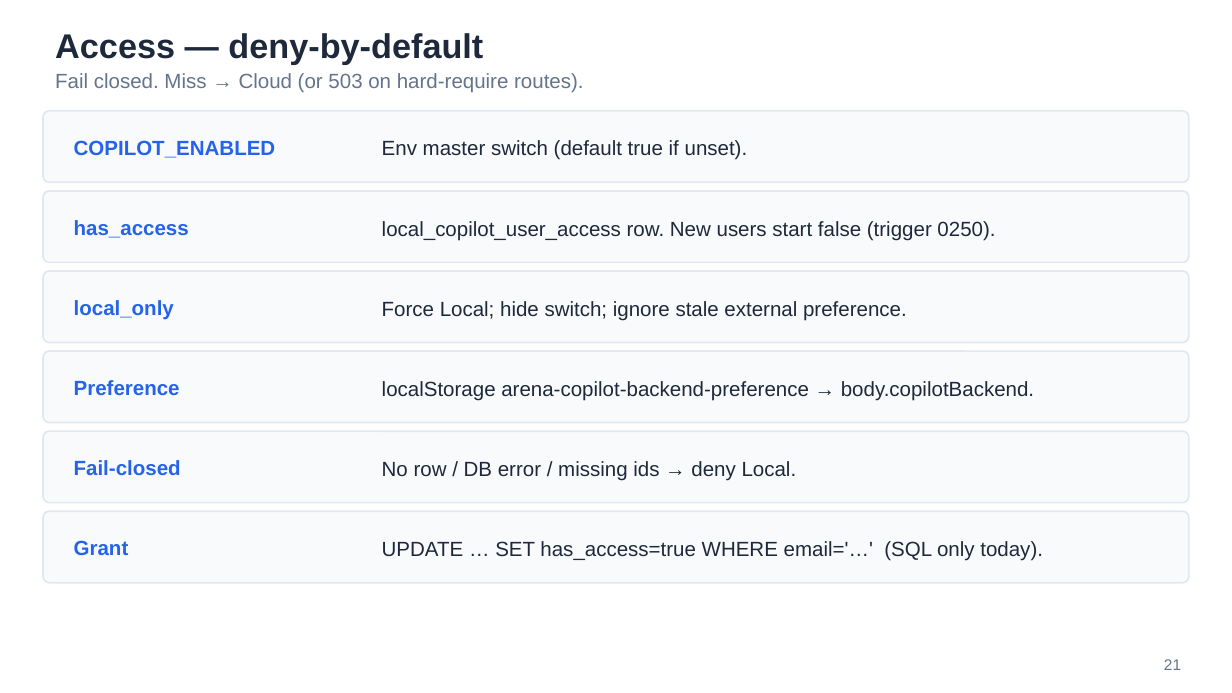
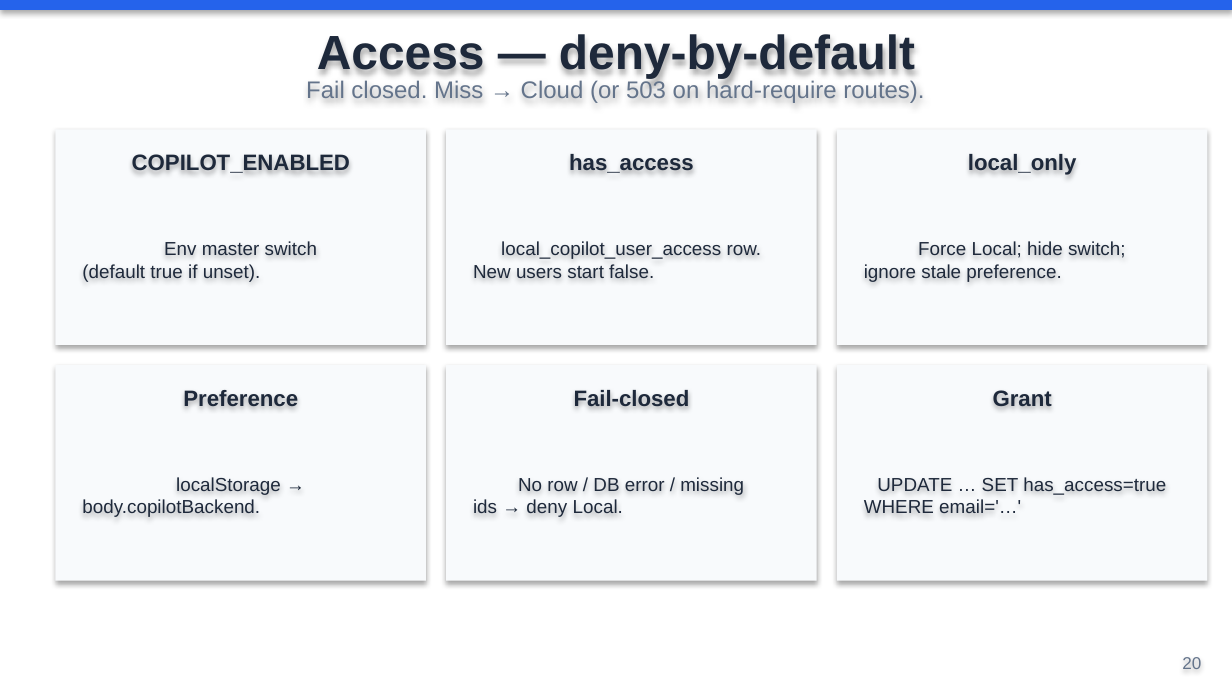
Before and after one commit to arenadeveloper02/p2-sim, a slide deck: slide 20 of local-copilot-overview.pptx (slide 21 before the commit). Drawn at 1232x693 pixels with LibreOffice and Linux fonts; fonts in the diff are those of the drawing. Boxes give left, top, right and bottom in pixels: in the first picture for what was removed or moved away, otherwise in the second. Text is boxed around its words. In the diff, an @@ line names an element or a change of style, - is before the commit and + after.

```diff
--- a/local-copilot-overview.pptx
+++ b/local-copilot-overview.pptx
@@ rectangle added at bbox=[0, 0, 1232, 10], fill #2563EB @@
@@ text "Access — deny-by-default": place and size @@
-text "Access — deny-by-default" at bbox=[55, 33, 483, 64]
+text "Access — deny-by-default" at bbox=[317, 34, 915, 78]
@@ text "Access — deny-by-default" at bbox=[317, 34, 915, 78]: size 20 to 28 pt; alignment left to centre @@
@@ text "Fail closed. Miss → Cloud ...": place and size @@
-text "Fail closed. Miss → Cloud ..." at bbox=[55, 73, 583, 93]
+text "Fail closed. Miss → Cloud ..." at bbox=[306, 79, 924, 103]
@@ text "Fail closed. Miss → Cloud ..." at bbox=[306, 79, 924, 103]: size 12 to 14 pt; alignment left to centre @@
@@ rounded rectangle removed at bbox=[43, 111, 1189, 182] @@
@@ rectangle added at bbox=[55, 129, 426, 345], fill #F8FAFC @@
@@ text "COPILOT_ENABLED": place and size @@
-text "COPILOT_ENABLED" at bbox=[74, 140, 276, 158]
+text "COPILOT_ENABLED" at bbox=[132, 154, 350, 173]
@@ rectangle added at bbox=[446, 129, 817, 345], fill #F8FAFC @@
@@ text "has_access": place and size @@
-text "has_access" at bbox=[74, 220, 189, 238]
+text "has_access" at bbox=[569, 154, 694, 173]
@@ rectangle added at bbox=[837, 129, 1207, 345], fill #F8FAFC @@
@@ text "local_only": place and size @@
-text "local_only" at bbox=[74, 300, 174, 320]
+text "local_only" at bbox=[968, 154, 1077, 175]
@@ rounded rectangle removed at bbox=[43, 191, 1189, 262] @@
@@ text at bbox=[82, 241, 317, 282]: text changed; size 12 to 11 pt @@
-Env master switch (default true if unset).
+Env master switch
+(default true if unset).
@@ text at bbox=[473, 241, 762, 278]: text changed; size 12 to 11 pt @@
-local_copilot_user_access row. New users start false (trigger 0250).
+local_copilot_user_access row.
+New users start false.
@@ text at bbox=[864, 241, 1126, 282]: text changed; size 12 to 11 pt @@
-Force Local; hide switch; ignore stale external preference.
+Force Local; hide switch;
+ignore stale preference.
@@ rounded rectangle removed at bbox=[43, 271, 1189, 342] @@
@@ rounded rectangle removed at bbox=[43, 351, 1189, 423] @@
@@ rectangle added at bbox=[55, 365, 426, 580], fill #F8FAFC @@
@@ text "Preference": place and size @@
-text "Preference" at bbox=[74, 380, 180, 395]
+text "Preference" at bbox=[183, 390, 298, 407]
@@ rectangle added at bbox=[446, 365, 817, 580], fill #F8FAFC @@
@@ text "Fail-closed": place and size @@
-text "Fail-closed" at bbox=[74, 460, 181, 475]
+text "Fail-closed" at bbox=[574, 390, 690, 407]
@@ rectangle added at bbox=[837, 365, 1207, 580], fill #F8FAFC @@
@@ size 12 to 13 pt, text colour #2563EB to #1E293B; alignment left to centre in 6 elements at bbox=[183, 390, 298, 407], bbox=[132, 154, 350, 173], bbox=[569, 154, 694, 173], bbox=[968, 154, 1077, 175], bbox=[574, 390, 690, 407], bbox=[993, 390, 1052, 407] @@
@@ text "Grant": place and size @@
-text "Grant" at bbox=[74, 540, 129, 555]
+text "Grant" at bbox=[993, 390, 1052, 407]
@@ rounded rectangle removed at bbox=[43, 431, 1189, 503] @@
@@ text at bbox=[82, 477, 281, 517]: text changed; size 12 to 11 pt @@
-localStorage arena-copilot-backend-preference → body.copilotBackend.
+localStorage →
+body.copilotBackend.
@@ text at bbox=[473, 477, 744, 517]: text changed; size 12 to 11 pt @@
-No row / DB error / missing ids → deny Local.
+No row / DB error / missing
+ids → deny Local.
@@ text at bbox=[864, 477, 1166, 514]: text changed; size 12 to 11 pt @@
-UPDATE … SET has_access=true WHERE email='…' (SQL only today).
+UPDATE … SET has_access=true
+WHERE email='…'
@@ rounded rectangle removed at bbox=[43, 511, 1189, 583] @@
@@ text removed at bbox=[1164, 659, 1181, 670] @@
-21
@@ text added at bbox=[1182, 657, 1201, 669], 10 pt, text #64748B @@
+20
```
Also in this commit, not shown: 3 other slides changed, 26 slides added, 18 slides removed, 20 other files.
